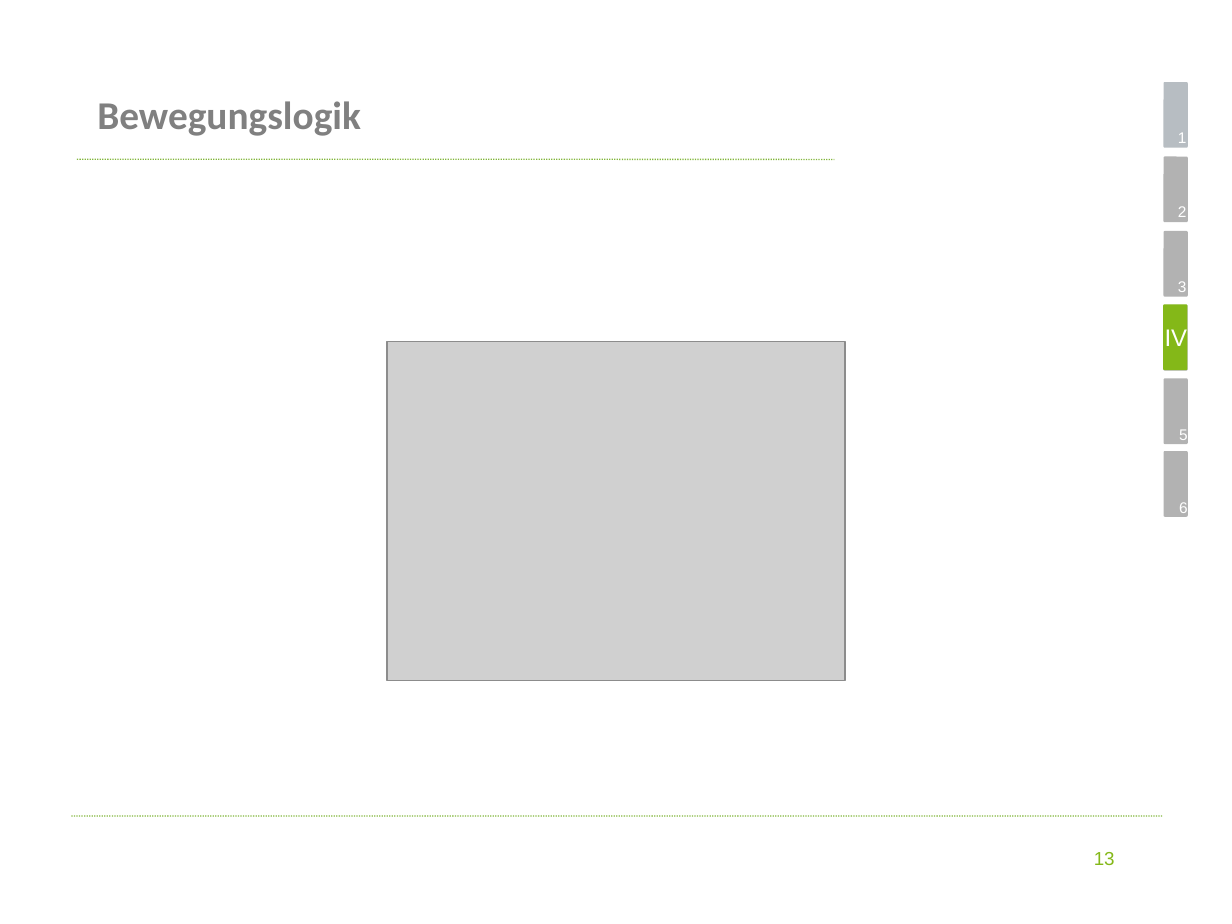
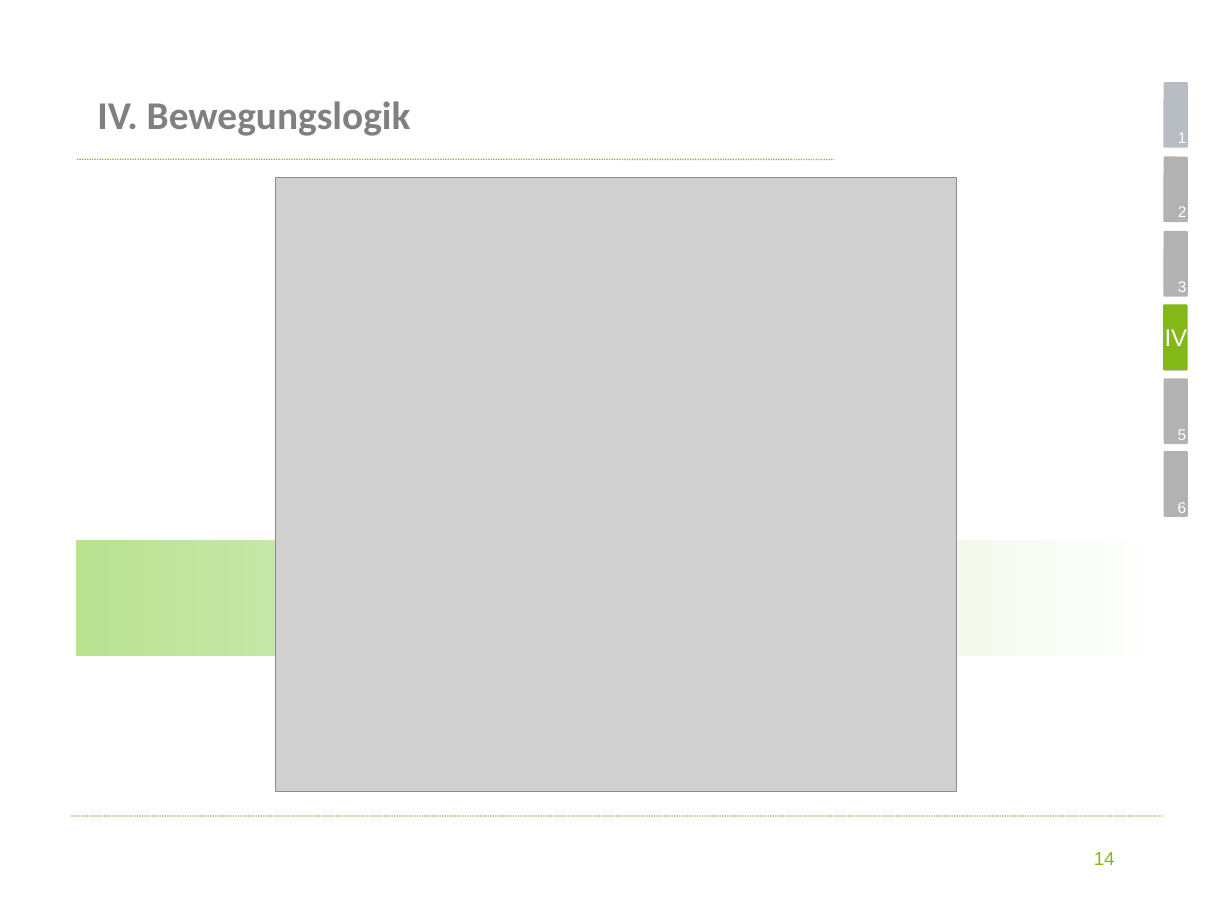
Before and after one commit to koeni90/elevatorUML, a slide deck: slide 14 of Präsentation.pptx (slide 13 before the commit). Drawn at 1232x924 pixels with LibreOffice and Linux fonts; fonts in the diff are those of the drawing; grey boxes stand for pictures; background and template pictures are left out. Boxes give left, top, right and bottom in pixels: in the first picture for what was removed or moved away, otherwise in the second. Text is boxed around its words. In the diff, an @@ line names an element or a change of style, - is before the commit and + after.

```diff
--- a/Präsentation.pptx
+++ b/Präsentation.pptx
@@ title at (x1=97, y1=101, x2=411, y2=136): text changed @@
-Bewegungslogik
+IV. Bewegungslogik
@@ picture added at (x1=275, y1=177, x2=956, y2=792) @@
@@ picture removed at (x1=387, y1=341, x2=845, y2=680) @@
@@ text "5" rewrapped from (x1=1179, y1=429, x2=1188, y2=444) to (x1=1178, y1=429, x2=1187, y2=440) @@
@@ rectangle added at (x1=76, y1=540, x2=1165, y2=655), fill gradient #BAE391 to #D4ECBD to #FFFFFF @@
@@ page number at (x1=1094, y1=852, x2=1115, y2=865): text changed @@
-13
+14
```
Also in this commit, not shown: 12 other slides changed, 6 slides added, 4 slides removed, 2 other files.
